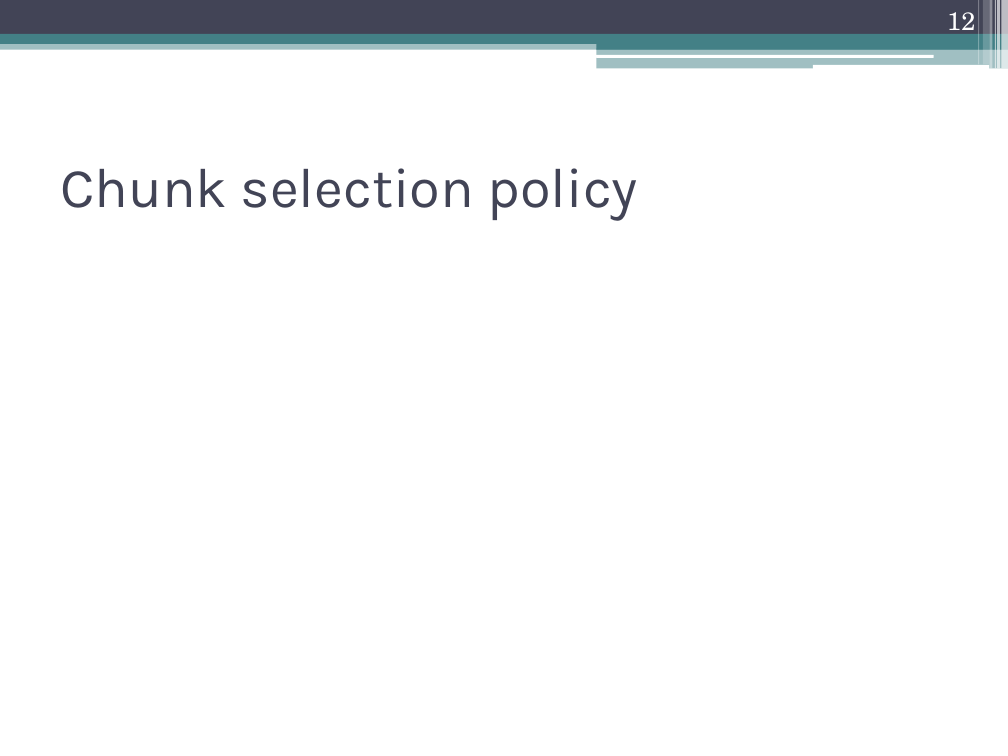
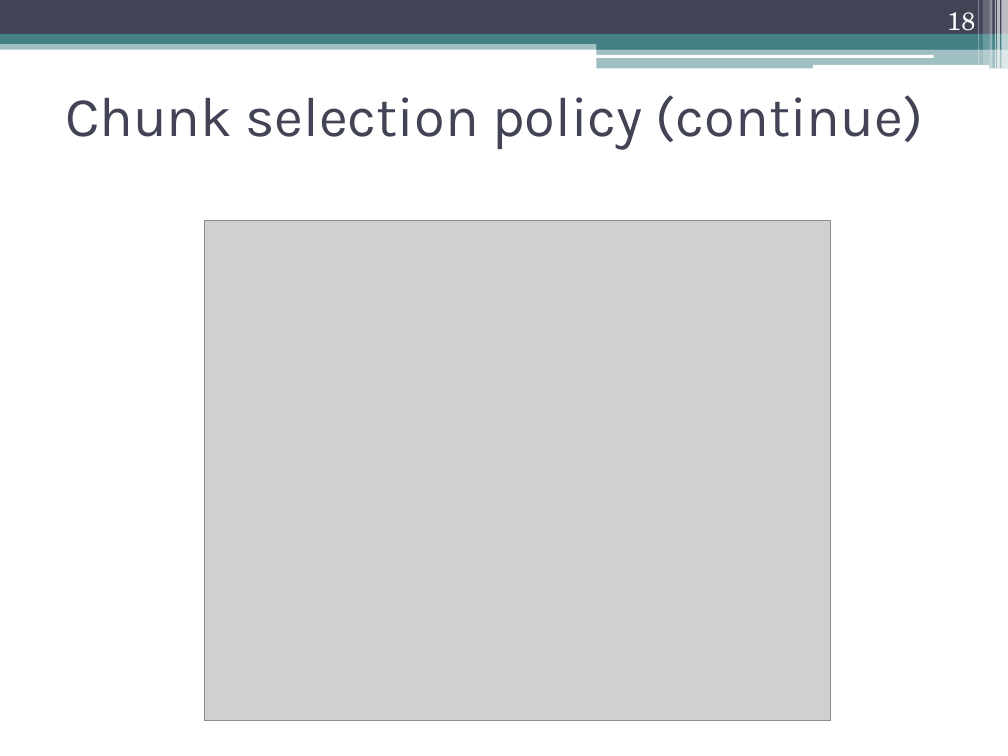
Before and after one commit to sikeh/shanbolishomework, a slide deck: slide 18 of Distributed Computing, Peer-to-Peer and GRIDS/final presentation/ppt/Peer-to-Peer Multimedia Streaming Using BitTorrent.pptx (slide 12 before the commit). Drawn at 1008x756 pixels with LibreOffice and Linux fonts; fonts in the diff are those of the drawing; grey boxes stand for pictures. Boxes give left, top, right and bottom in pixels: in the first picture for what was removed or moved away, otherwise in the second. Text is boxed around its words. In the diff, an @@ line names an element or a change of style, - is before the commit and + after.

```diff
--- a/Distributed Computing, Peer-to-Peer and GRIDS/final presentation/ppt/Peer-to-Peer Multimedia Streaming Using BitTorrent.pptx
+++ b/Distributed Computing, Peer-to-Peer and GRIDS/final presentation/ppt/Peer-to-Peer Multimedia Streaming Using BitTorrent.pptx
@@ page number at (x1=947, y1=12, x2=975, y2=38): text changed @@
-12
+18
@@ title at (x1=65, y1=95, x2=923, y2=150): text changed @@
-Chunk selection policy
+Chunk selection policy (continue)
@@ picture added at (x1=205, y1=221, x2=831, y2=721) @@
```
Also in this commit, not shown: 2 other slides changed, 19 slides added.
